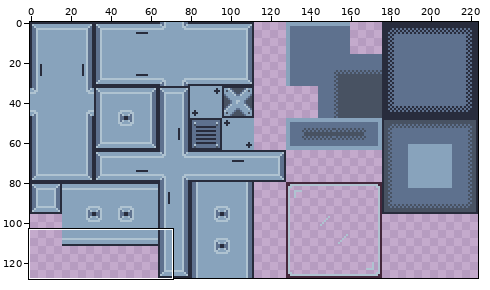
One commit to this sprite sheet: MissionArgus/Assets/Wouter Teststuff/Tiles/New Floor Tiles.png. Above, an overview of the earlier version with the close-up marked.
Close-up. Before the commit:
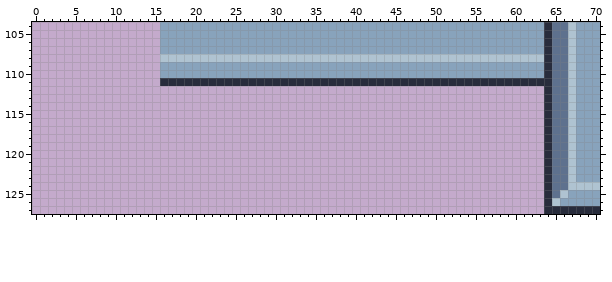
The file is 224x128 pixels. Shown: x 0..70, y 104..127.
Now the later version:
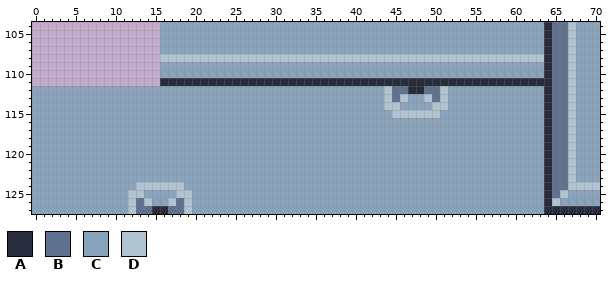
Palette (. is transparent): A #282c3c  B #5e718e  C #88a3bc  D #afc3d1
Commit message: >:( lun if u find one more god damn tile i will castrate the queen
Change:
@@ x 0..70 @@
 111 ................AAAAAAAAAAAAAAAAAAAAAAAAAAAAAAAAAAAAAAAAAAAAAAAAABBDCCC
-112 ................................................................ABBDCCC
-113 ................................................................ABBDCCC
-114 ................................................................ABBDCCC
-115 ................................................................ABBDCCC
-116 ................................................................ABBDCCC
-117 ................................................................ABBDCCC
-118 ................................................................ABBDCCC
-119 ................................................................ABBDCCC
-120 ................................................................ABBDCCC
-121 ................................................................ABBDCCC
-122 ................................................................ABBDCCC
-123 ................................................................ABBDCCC
-124 ................................................................ABBDDDD
-125 ................................................................ABDCCCC
-126 ................................................................ADCCCCC
-127 ................................................................AAAAAAA
+112 CCCCCCCCCCCCCCCCCCCCCCCCCCCCCCCCCCCCCCCCCCCCDBBAABBDCCCCCCCCCCCCABBDCCC
+113 CCCCCCCCCCCCCCCCCCCCCCCCCCCCCCCCCCCCCCCCCCCCDBDCCDBDCCCCCCCCCCCCABBDCCC
+114 CCCCCCCCCCCCCCCCCCCCCCCCCCCCCCCCCCCCCCCCCCCCDDCCCCDDCCCCCCCCCCCCABBDCCC
+115 CCCCCCCCCCCCCCCCCCCCCCCCCCCCCCCCCCCCCCCCCCCCCDDDDDDCCCCCCCCCCCCCABBDCCC
+116 CCCCCCCCCCCCCCCCCCCCCCCCCCCCCCCCCCCCCCCCCCCCCCCCCCCCCCCCCCCCCCCCABBDCCC
+117 CCCCCCCCCCCCCCCCCCCCCCCCCCCCCCCCCCCCCCCCCCCCCCCCCCCCCCCCCCCCCCCCABBDCCC
+118 CCCCCCCCCCCCCCCCCCCCCCCCCCCCCCCCCCCCCCCCCCCCCCCCCCCCCCCCCCCCCCCCABBDCCC
+119 CCCCCCCCCCCCCCCCCCCCCCCCCCCCCCCCCCCCCCCCCCCCCCCCCCCCCCCCCCCCCCCCABBDCCC
+120 CCCCCCCCCCCCCCCCCCCCCCCCCCCCCCCCCCCCCCCCCCCCCCCCCCCCCCCCCCCCCCCCABBDCCC
+121 CCCCCCCCCCCCCCCCCCCCCCCCCCCCCCCCCCCCCCCCCCCCCCCCCCCCCCCCCCCCCCCCABBDCCC
+122 CCCCCCCCCCCCCCCCCCCCCCCCCCCCCCCCCCCCCCCCCCCCCCCCCCCCCCCCCCCCCCCCABBDCCC
+123 CCCCCCCCCCCCCCCCCCCCCCCCCCCCCCCCCCCCCCCCCCCCCCCCCCCCCCCCCCCCCCCCABBDCCC
+124 CCCCCCCCCCCCCDDDDDDCCCCCCCCCCCCCCCCCCCCCCCCCCCCCCCCCCCCCCCCCCCCCABBDDDD
+125 CCCCCCCCCCCCDDCCCCDDCCCCCCCCCCCCCCCCCCCCCCCCCCCCCCCCCCCCCCCCCCCCABDCCCC
+126 CCCCCCCCCCCCDBDCCDBDCCCCCCCCCCCCCCCCCCCCCCCCCCCCCCCCCCCCCCCCCCCCADCCCCC
+127 CCCCCCCCCCCCDBBAABBDCCCCCCCCCCCCCCCCCCCCCCCCCCCCCCCCCCCCCCCCCCCCAAAAAAA
Boxes around the changes in both close-ups, in picture pixels (x1, y1, x2, y2):
added: (32, 86, 544, 214)
